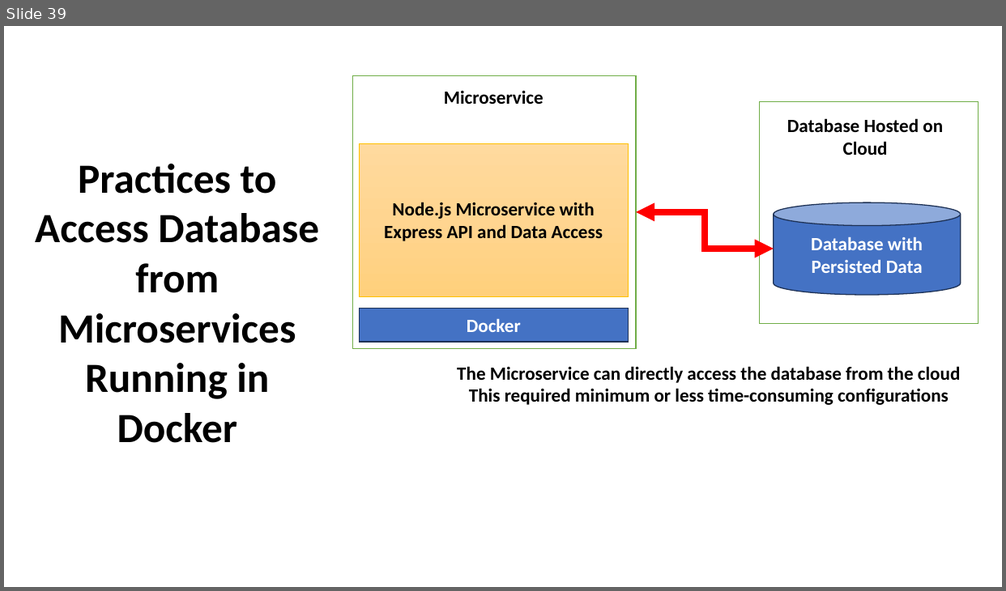
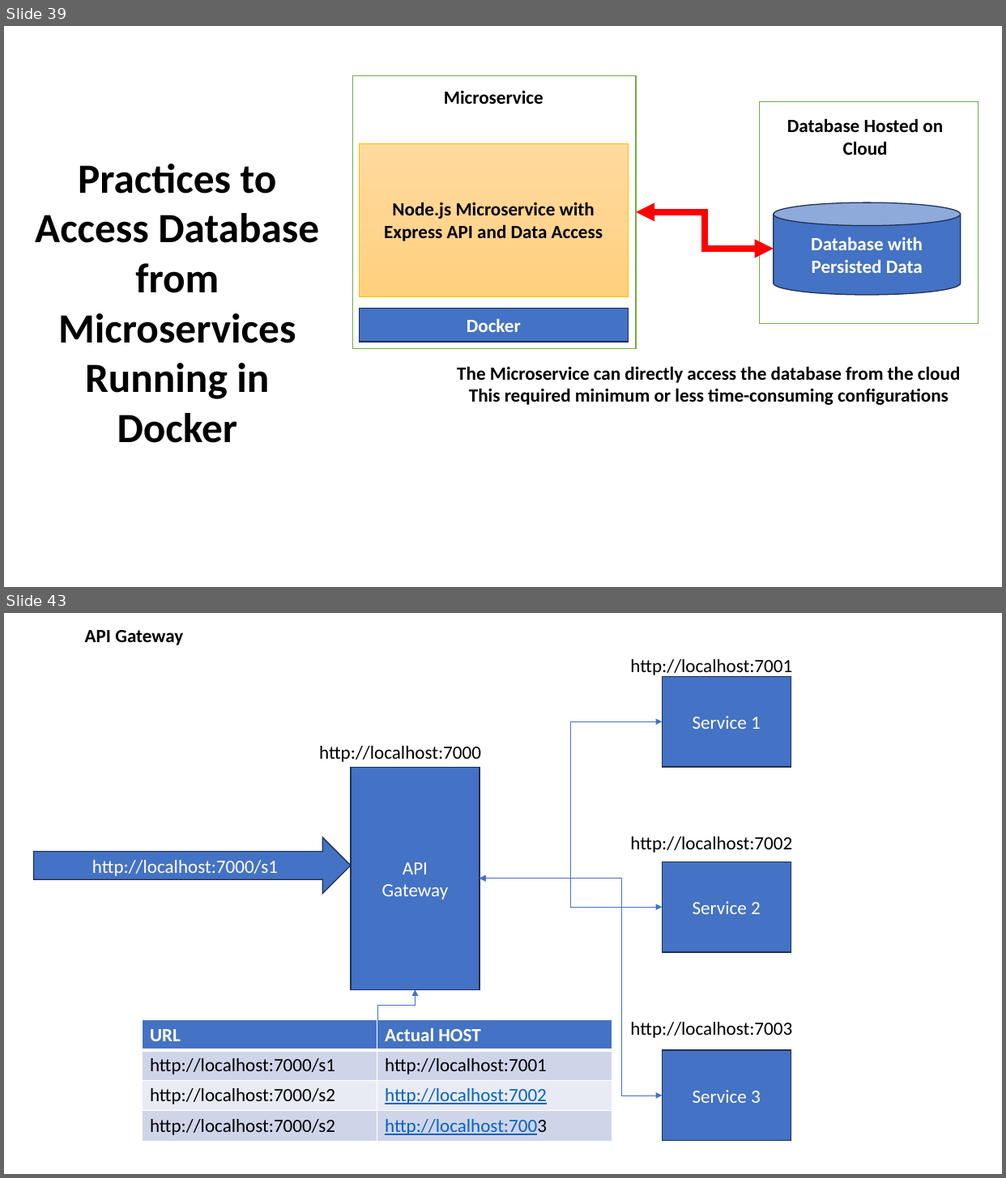
Before and after one commit to maheshsabnis/ugam, a slide deck: Training_Presentetions.pptx. Shown one above the other, each under a label of ours: slide 39 before the commit, slides 39 and 43 after it; the slides between them are not shown. The pictures are 1006x591 and 1006x1178 pixels, drawn with LibreOffice and Linux fonts; fonts in the diff are those of the drawing. Boxes give left, top, right and bottom in pixels: in the first picture for what was removed or moved away, otherwise in the second. Text is boxed around its words. In the diff, an @@ line names an element or a change of style, - is before the commit and + after.

```diff
--- a/Training_Presentetions.pptx
+++ b/Training_Presentetions.pptx
@@ slide 43 added at (4, 613, 1002, 1174), background #FFFFFF @@
@@ text added at (85, 630, 183, 645), 18 pt, text #000000, bold @@
+API Gateway
@@ text added at (630, 659, 792, 678), 18 pt, text #000000 @@
+http://localhost:7001
@@ rectangle added at (662, 677, 791, 767), fill #4472C4, outline #1E3256 1 pt, 18 pt, text #FFFFFF @@
+Service 1
@@ elbow double arrow added from (479, 879) to (662, 722), #4472C4 0.5 pt @@
@@ text added at (319, 746, 481, 762), 18 pt, text #000000 @@
+http://localhost:7000
@@ rectangle added at (351, 767, 479, 990), fill #4472C4, outline #1E3256 1 pt, 18 pt, text #FFFFFF @@
+API
+Gateway
@@ right arrow added at (34, 837, 351, 894), fill #4472C4, outline #1E3256 1 pt, 18 pt, text #FFFFFF @@
+http://localhost:7000/s1
@@ text added at (630, 837, 792, 853), 18 pt, text #000000 @@
+http://localhost:7002
@@ elbow double arrow added from (479, 879) to (662, 907), #4472C4 0.5 pt @@
@@ elbow double arrow added from (479, 879) to (662, 1096), #4472C4 0.5 pt @@
@@ rectangle added at (662, 862, 791, 953), fill #4472C4, outline #1E3256 1 pt, 18 pt, text #FFFFFF @@
+Service 2
@@ elbow arrow added from (377, 1020) to (415, 990), #4472C4 0.5 pt @@
@@ table added at (143, 1020, 612, 1142), 4 rows, 2 columns @@
+URL | Actual HOST
+http://localhost:7000/s1 | http://localhost:7001
+http://localhost:7000/s2 | http://localhost:7002
+http://localhost:7000/s2 | http://localhost:7003
@@ text added at (630, 1022, 792, 1038), 18 pt, text #000000 @@
+http://localhost:7003
@@ rectangle added at (662, 1051, 791, 1142), fill #4472C4, outline #1E3256 1 pt, 18 pt, text #FFFFFF @@
+Service 3
```
Also in this commit, not shown: 5 other slides added, 27 other files.
